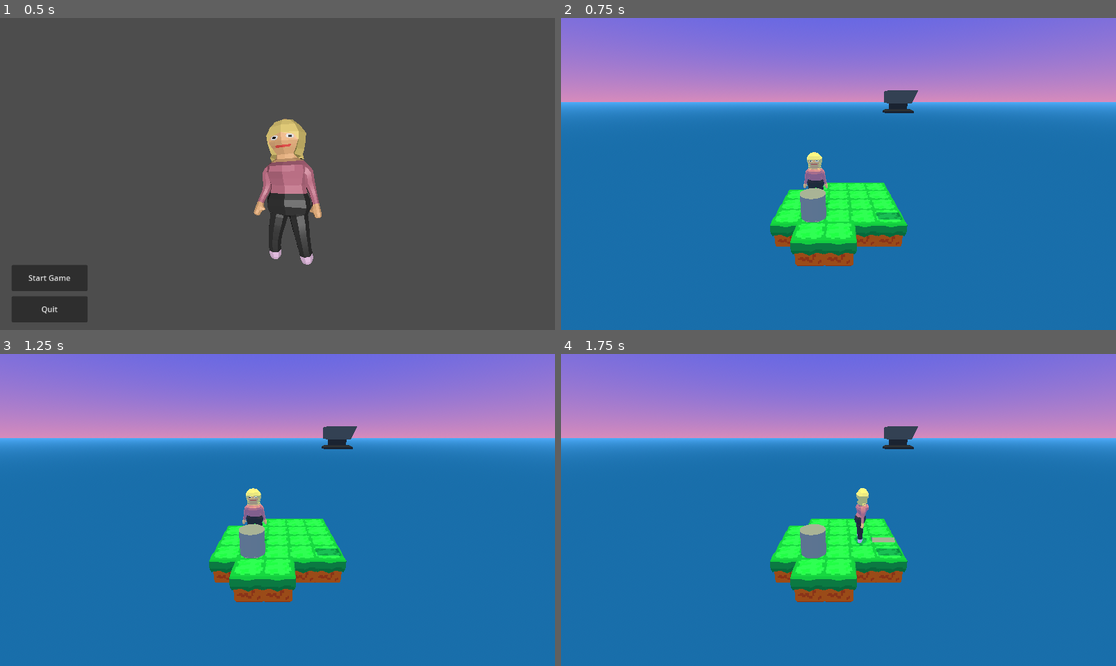
Above: before the commit, frames 1-4 (two rows, left to right).
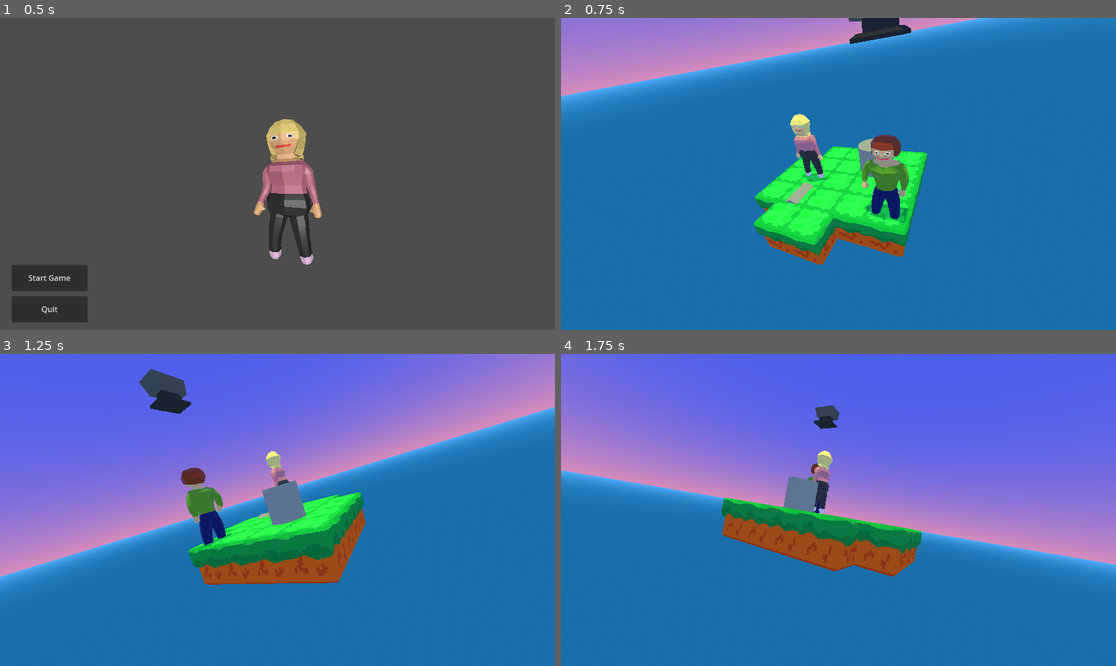
Above: after the commit, the same moments.

Repository: shamotte/rpg-death-jam
Game: Godot game, scene res://scenes/main_menu.tscn
Two runs of this game, one before a commit and one after it. Both use one fixed random seed, a clock stepped at 60 frames per second and the inputs below.
Inputs:
- Up to frame 1 (0.5 s): no input
- Up to frame 2 (0.75 s): click "Start Game" at 0.5 s
- Up to frame 3 (1.25 s): no input
- Up to frame 4 (1.75 s): tap Enter at 1.25 s; hold Right (move_right) from 1.28 s (still down); hold Space (interact) from 1.28 s (still down)

Frame 1 is identical in both runs. In frame 2, 35% of the frame differs, in the area x 0-100%, y 0-80%; in frame 3, 48%; in frame 4, 61%.

Commit message:
Camera intro, human basics

Diff:
--- a/objects/humand/human_2.tscn
+++ b/objects/humand/human_2.tscn
@@ -6,3 +6,6 @@
 [node name="human2_anim" node_paths=PackedStringArray("anim") instance=ExtResource("1_4llqj")]
 script = ExtResource("2_nvdxc")
 anim = NodePath("AnimationPlayer")
+
+[node name="Armature" parent="." index="0"]
+transform = Transform3D(0.5, 0, 0, 0, 0.5, 0, 0, 0, 0.5, 0, 1, 0)
--- a/scenes/main_scene.tscn
+++ b/scenes/main_scene.tscn
@@ -6,6 +6,7 @@
 [ext_resource type="PackedScene" uid="uid://kcne7vfwqlht" path="res://objects/anvil/anvil_activator.tscn" id="3_x5n1l"]
 [ext_resource type="PackedScene" uid="uid://7i2r8txvxp7f" path="res://objects/ground_tile/grass/grass_tile.tscn" id="3_yp68r"]
 [ext_resource type="PackedScene" uid="uid://3wt40i73oolg" path="res://ui/quit.tscn" id="5_y0fn4"]
+[ext_resource type="PackedScene" uid="uid://dap2eh4muy6or" path="res://objects/humand/human_2.tscn" id="7_dmygj"]
 
 [sub_resource type="ProceduralSkyMaterial" id="ProceduralSkyMaterial_x8kc5"]
 sky_top_color = Color(0.283913, 0.367826, 0.934389, 1)
@@ -21,6 +22,51 @@
 sky = SubResource("Sky_nf5yk")
 ambient_light_source = 2
 ambient_light_color = Color(0.671048, 0.825302, 1, 1)
+
+[sub_resource type="GDScript" id="GDScript_kg2jp"]
+script/source = "extends Node3D
+
+
+func _ready() -> void:
+	$AnimationPlayer.play(\"intro\")
+"
+
+[sub_resource type="Animation" id="Animation_osjqg"]
+resource_name = "intro"
+length = 6.0
+tracks/0/type = "value"
+tracks/0/imported = false
+tracks/0/enabled = true
+tracks/0/path = NodePath("..:rotation")
+tracks/0/interp = 1
+tracks/0/loop_wrap = true
+tracks/0/keys = {
+"times": PackedFloat32Array(0, 0.98, 2),
+"transitions": PackedFloat32Array(1, 1, 1),
+"update": 0,
+"values": [Vector3(0, 0, 0), Vector3(0, 3.14159, 0), Vector3(0, 6.28319, 0)]
+}
+
+[sub_resource type="Animation" id="Animation_t4u2b"]
+length = 0.001
+tracks/0/type = "value"
+tracks/0/imported = false
+tracks/0/enabled = true
+tracks/0/path = NodePath("..:rotation")
+tracks/0/interp = 1
+tracks/0/loop_wrap = true
+tracks/0/keys = {
+"times": PackedFloat32Array(0),
+"transitions": PackedFloat32Array(1),
+"update": 0,
+"values": [Vector3(0, 0, 0)]
+}
+
+[sub_resource type="AnimationLibrary" id="AnimationLibrary_dee8f"]
+_data = {
+"RESET": SubResource("Animation_t4u2b"),
+"intro": SubResource("Animation_osjqg")
+}
 
 [sub_resource type="StandardMaterial3D" id="StandardMaterial3D_nalih"]
 albedo_color = Color(0.560784, 0.792157, 0.278431, 1)
@@ -40,8 +86,20 @@
 light_energy = 0.238
 shadow_enabled = true
 
-[node name="Camera3D" type="Camera3D" parent="."]
-transform = Transform3D(1, 0, 0, 0, 0.942286, 0.33481, 0, -0.33481, 0.942286, 0, 4.35403, 8.19795)
+[node name="CameraContainer" type="Node3D" parent="."]
+transform = Transform3D(1, 0, 0, 0, 0.942286, 0.33481, 0, -0.33481, 0.942286, 0, 0, 0)
+script = SubResource("GDScript_kg2jp")
+
+[node name="CameraGimble" type="Node3D" parent="CameraContainer"]
+
+[node name="Camera3D" type="Camera3D" parent="CameraContainer/CameraGimble"]
+transform = Transform3D(1, 0, 0, 3.67804e-15, 0.965926, 0.258819, -4.84223e-16, -0.258819, 0.965926, -1.20424e-06, 2.10077, 6.88745)
+
+[node name="AnimationPlayer" type="AnimationPlayer" parent="CameraContainer"]
+root_node = NodePath("../CameraGimble/Camera3D")
+libraries = {
+"": SubResource("AnimationLibrary_dee8f")
+}
 
 [node name="Plane" type="MeshInstance3D" parent="."]
 visible = false
@@ -125,7 +183,10 @@
 transform = Transform3D(1, 0, 0, 0, 1, 0, 0, 0, 1, -1, 0, 0)
 
 [node name="AnvilActivator" parent="Tiles" node_paths=PackedStringArray("anvil") instance=ExtResource("3_x5n1l")]
-transform = Transform3D(1, 0, 0, 0, 1, 0, 0, 0, 1, -1, 0, 1)
+transform = Transform3D(1, 0, 0, 0, 1, 0, 0, 0, 1, 1, 0, -1)
 anvil = NodePath("../Anvil2")
 
 [node name="Quit" parent="." instance=ExtResource("5_y0fn4")]
+
+[node name="human2_anim" parent="." instance=ExtResource("7_dmygj")]
+transform = Transform3D(1, 0, 0, 0, 1, 0, 0, 0, 1, 2, 0, 1)
--- a/scripts/animator.gd
+++ b/scripts/animator.gd
@@ -1,4 +1,4 @@
-extends Node
+extends GridElement
 
 @export var anim : AnimationPlayer
 @export var current_animation : String = "Idle"
Not shown: 1 places in scenes/main_scene.tscn that only renumber resources
